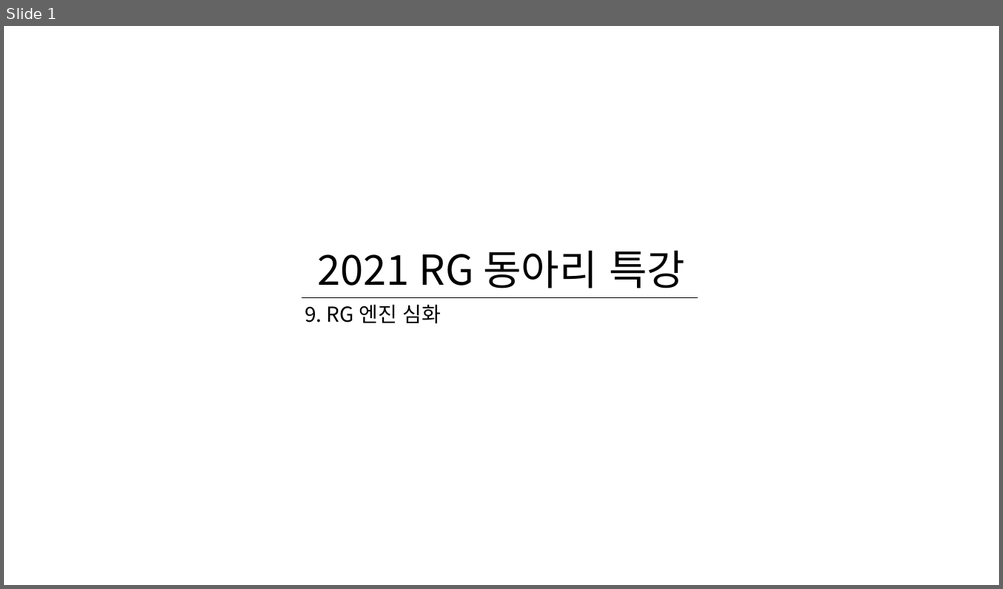
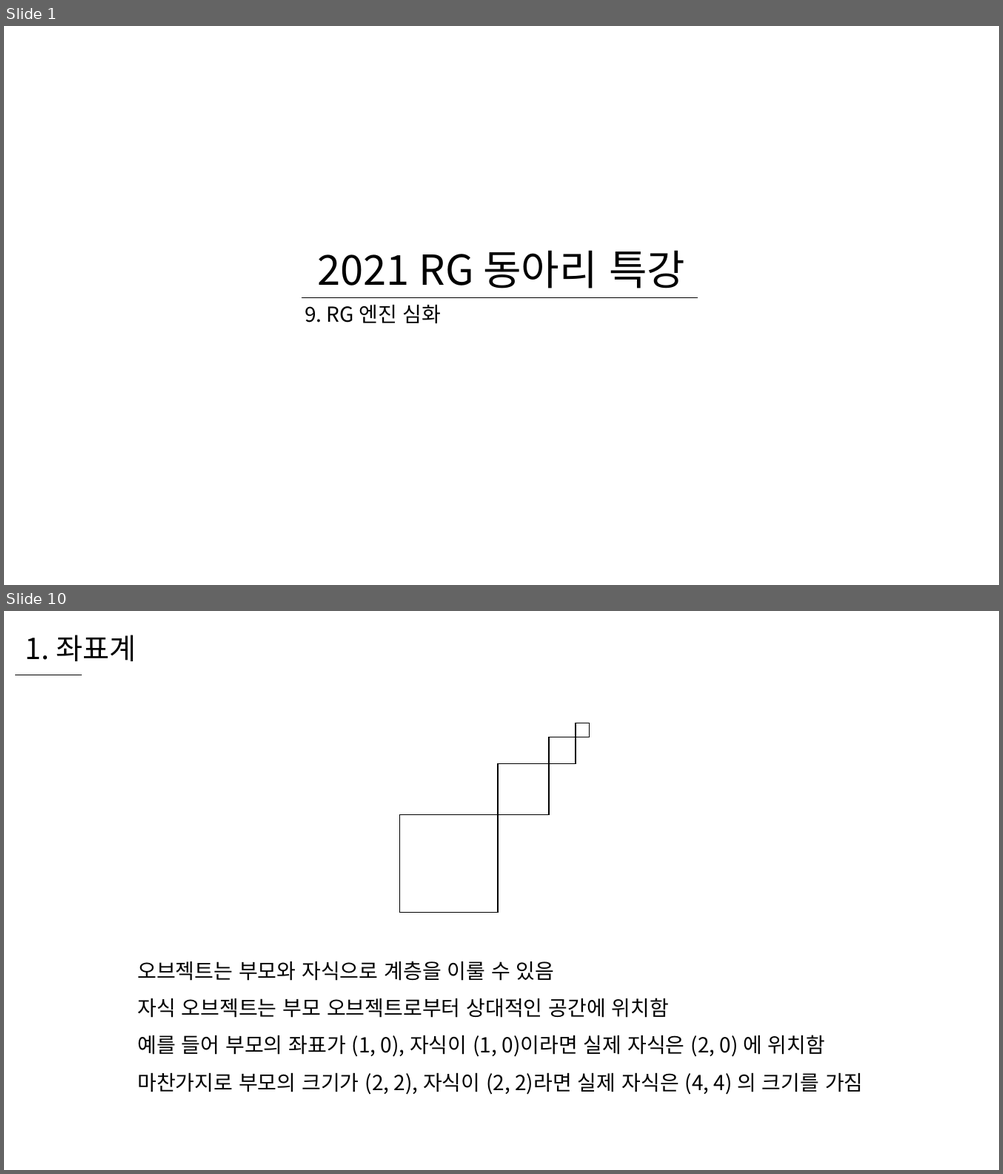
Before and after one commit to WooLyung/2021-RG-Lecture, a slide deck: 수업 자료/9 - RG 엔진 심화.pptx. Shown one above the other, each under a label of ours: slide 1 before the commit, slides 1 and 10 after it; the slides between them are not shown. The pictures are 1003x589 and 1003x1174 pixels, drawn with LibreOffice and Linux fonts; fonts in the diff are those of the drawing. Boxes give left, top, right and bottom in pixels: in the first picture for what was removed or moved away, otherwise in the second. Text is boxed around its words. In the diff, an @@ line names an element or a change of style, - is before the commit and + after.

```diff
--- a/수업 자료/9 - RG 엔진 심화.pptx
+++ b/수업 자료/9 - RG 엔진 심화.pptx
@@ slide 10 added at (x1=4, y1=611, x2=999, y2=1170), background #FFFFFF @@
@@ text added at (x1=25, y1=635, x2=136, y2=661), 28 pt, text #000000 @@
+1. 좌표계
@@ line added from (14, 675) to (82, 675), #000000 0.5 pt @@
@@ group added at (x1=400, y1=723, x2=589, y2=912): 4 rectangles @@
@@ text added at (x1=137, y1=961, x2=863, y2=1095), 20 pt, text #000000 @@
+오브젝트는 부모와 자식으로 계층을 이룰 수 있음
+자식 오브젝트는 부모 오브젝트로부터 상대적인 공간에 위치함
+예를 들어 부모의 좌표가 (1, 0), 자식이 (1, 0)이라면 실제 자식은 (2, 0) 에 위치함
+마찬가지로 부모의 크기가 (2, 2), 자식이 (2, 2)라면 실제 자식은 (4, 4) 의 크기를 가짐
```
Also in this commit, not shown: 2 slides changed, 22 other slides added, 5 other files.
